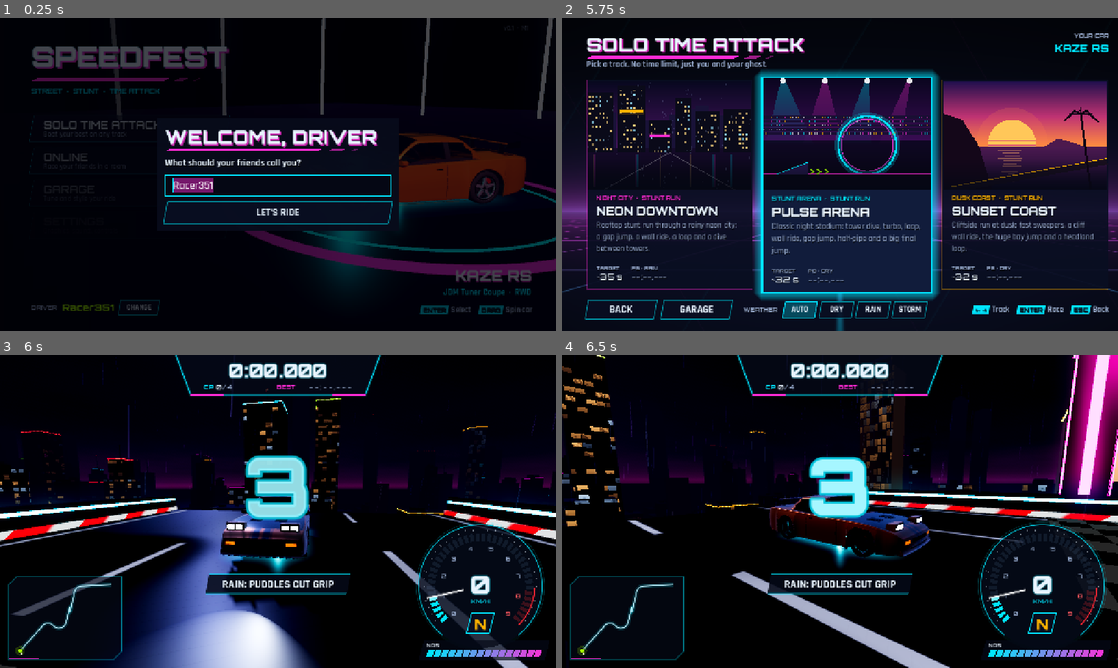
Above: before the commit, frames 1-4 (two rows, left to right).
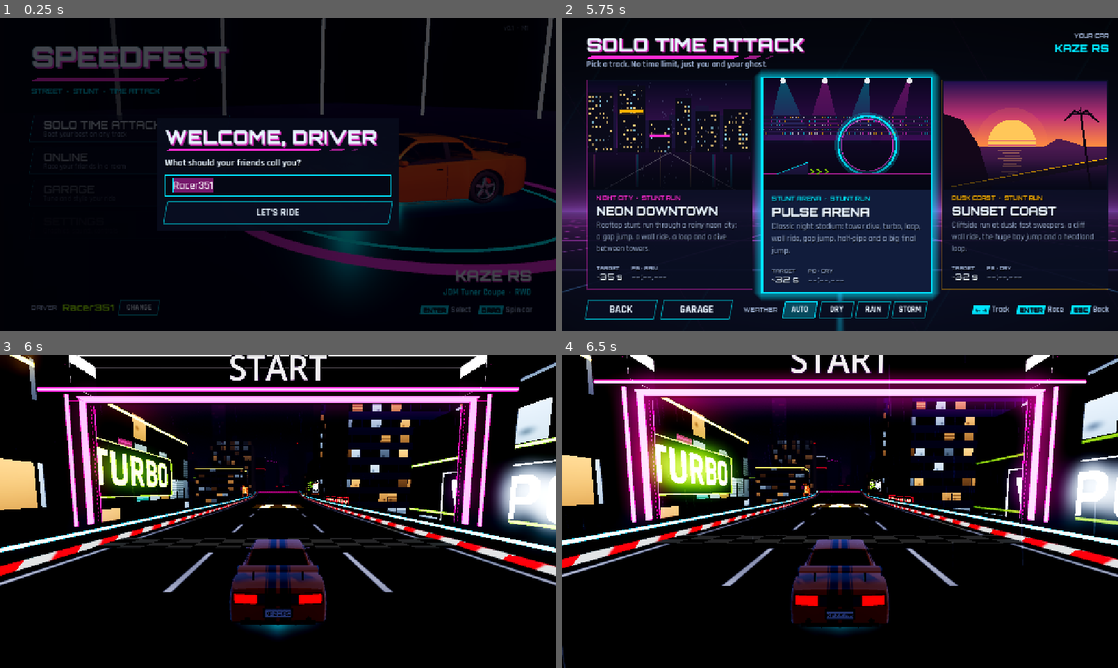
Above: after the commit, the same moments.

Repository: khanhonthetrack/speedfest
Game: Godot game, scene res://ui/main_menu.tscn
Same seed, same stepped clock (60 frames per second), same inputs: the game is played once before the commit and once after it.
Inputs (mouse positions are in pixels of both pictures, inside the frame that each line leads up to):
- Up to frame 1 (0.25 s): no input
- Up to frame 2 (5.75 s): tap Enter at 0.5, 5.1 s; move the mouse to (962, 158) at 0.52 s; hold D (steer_right) 0.53-1.25 s; hold C (camera_cycle) 0.53-1.25 s; click (962, 158) at 0.67 s; drag from (728, 190) to (812, 237) at 1.27 s; move the mouse to (895, 105) at 2.02 s; hold D (steer_right) 2.03-2.75 s; hold Q (look_back) 2.03-2.75 s; click (895, 105) at 2.17 s; drag from (812, 237) to (673, 127) at 2.77 s; move the mouse to (1006, 221) at 3.52 s; hold A (steer_left) 3.53-4.25 s; tap N at 3.6 s; click (1006, 221) at 3.67 s; drag from (673, 127) to (756, 96) at 4.27 s; move the mouse to (867, 174) at 5.02 s; hold S (brake) from 5.03 s (still down); click (867, 174) at 5.17 s
- Up to frame 3 (6 s): release S (brake) at 5.75 s; click (105, 520) at 5.77 s
- Up to frame 4 (6.5 s): no input

Frames 1-2 are identical in both runs. In frame 3, 46% of the frame differs, in the area x 0-100%, y 0-100%; in frame 4, 46%.
Error after the commit: Parse Error: Could not find type "HudMinimap" in the current scope. (res://ui/hud.gd:22)

Commit message:
physics: fix self-righting stall and fast wall-ride exit regressions from the handling pass
Co-Authored-By: Claude Opus 5.5 <noreply@anthropic.com>
Claude-Session: https://claude.ai/code/session_01B2557cfMsCmUR7NCyj37k8

Diff:
--- a/game/cars/car.gd
+++ b/game/cars/car.gd
@@ -109,6 +109,7 @@
 var brake_drift_enabled := true
 var _bd_blend := 0.0                     # brake-drift amount 0..1
 var _wall_timer := 0.0
+var _takeoff_up_y := 1.0                 # world-up component of the last ground normal (jump vs wall ride)
 var _reversing := false
 var _braking := false
 var _fwd_speed := 0.0
@@ -388,6 +389,7 @@
 	_upside_time = 0.0
 	_bd_blend = 0.0
 	_wall_timer = 0.0
+	_takeoff_up_y = 1.0
 	_land_timer = 0.0
 	_righting = 0.0
 	_hb_blend = 0.0
@@ -461,6 +463,8 @@
 			_comp[i] = -SUSP_DROOP
 	_prev_ground_n = _ground_n
 	_ground_n = n_sum.normalized() if _grounded > 0 else up
+	if _grounded >= 2:
+		_takeoff_up_y = _ground_n.dot(Vector3.UP)
 	# touchdown after real air time: soak up most of the impact (arcade, no bounce)
 	if _grounded > 0 and was_grounded == 0 and _air_time > 0.2:
 		var vn := lv.dot(_ground_n)
@@ -810,7 +814,9 @@
 							var near := clampf(1.0 - (com.distance_to(lh["position"]) - 1.5) / 6.0, 0.0, 1.0)
 							f_t = f_t.lerp(on_plane, near).normalized()
 					state.apply_torque(fwd.cross(f_t) * AIR_PITCH_FOLLOW * inertia.x)
-		if _air_time > 0.1:
+		# punchier jump arcs, but only for jumps: at speed and off ordinary road (a car that lifts off
+		# a wall ride or loop for a moment must not be pulled off it harder; spawn drops stay plain)
+		if _air_time > 0.1 and _takeoff_up_y > 0.8 and speed > 15.0:
 			state.apply_central_force(Vector3.DOWN * m * CarPhysicsDefs.GRAVITY * AIR_GRAVITY_EXTRA)
 		# light air steering: drive the yaw rate toward steer * AIR_YAW_RATE (also damps spins)
 		var yaw_rate := av.dot(up)
@@ -866,13 +872,15 @@
 
 	# --- barrier contacts: deflect along the wall, never roll/flip or pop up (arcade) ---
 	_wall_timer = maxf(_wall_timer - dt, 0.0)
-	if state.get_contact_count() > 0 and up.dot(Vector3.UP) > 0.2:
+	# (not while self-righting: the tilted body resting on the ground is not a wall hit, and the
+	# anti-spin below would cancel the righting roll and leave the car stuck on its side)
+	if state.get_contact_count() > 0 and up.dot(Vector3.UP) > 0.2 and _righting <= 0.0:
 		var ref_up := _ground_n if _grounded >= 2 else up
 		var wall := false
 		var lv_w := state.linear_velocity
 		for ci in state.get_contact_count():
 			var cn := state.get_contact_local_normal(ci)
-			if absf(cn.dot(ref_up)) > 0.6:
+			if absf(cn.dot(ref_up)) > 0.6 or (_grounded < 2 and absf(cn.dot(Vector3.UP)) > 0.7):
 				continue    # floor / ramp under the body: not a wall
 			var to_car := xf.origin - state.get_contact_local_position(ci)
 			if cn.dot(to_car) < 0.0:
@@ -885,7 +893,7 @@
 		if wall:
 			_wall_timer = 0.35
 			state.linear_velocity = lv_w
-	if _wall_timer > 0.0:
+	if _wall_timer > 0.0 and _righting <= 0.0:
 		var ref := _ground_n if _grounded >= 2 else Vector3.UP
 		var av_w := state.angular_velocity
 		var yaw := ref * clampf(av_w.dot(ref), -WALL_YAW_MAX, WALL_YAW_MAX)
--- a/game/ui/hud/minimap.gd
+++ /dev/null
@@ -1,117 +0,0 @@
-class_name HudMinimap
-extends Control
-## Bottom-left minimap. `set_points` fits the XZ centerline into the box, choosing the
-## rotation that makes it largest. Car positions come every frame via `set_cars`.
-
-const SIZE := Vector2(260, 190)
-const PAD := 18.0
-
-var _xf := Transform2D.IDENTITY
-var _line := PackedVector2Array()
-var _has_map := false
-var _local := Vector2.ZERO
-var _has_local := false
-var _others: Array = []
-var _frame := PackedVector2Array()
-
-
-func _ready() -> void:
-	custom_minimum_size = SIZE
-	size = SIZE
-	mouse_filter = Control.MOUSE_FILTER_IGNORE
-	var s := SIZE
-	var k := 18.0
-	_frame = PackedVector2Array([Vector2(k, 0), Vector2(s.x, 0), Vector2(s.x, s.y - k), Vector2(s.x - k, s.y),
-		Vector2(0, s.y), Vector2(0, k)])
-	visible = false
-
-
-func set_points(points: PackedVector2Array) -> void:
-	_line.clear()
-	_has_map = points.size() >= 2
-	visible = _has_map
-	if not _has_map:
-		return
-	var centroid := Vector2.ZERO
-	for p in points:
-		centroid += p
-	centroid /= points.size()
-	# Find the rotation that lets the track fill the box the most.
-	var best_a := 0.0
-	var best_scale := 0.0
-	var best_mid := Vector2.ZERO
-	for step in 60:
-		var a := PI * step / 60.0
-		var cs := cos(a)
-		var sn := sin(a)
-		var mn := Vector2(INF, INF)
-		var mx := Vector2(-INF, -INF)
-		for p in points:
-			var d := p - centroid
-			var r := Vector2(d.x * cs - d.y * sn, d.x * sn + d.y * cs)
-			mn = mn.min(r)
-			mx = mx.max(r)
-		var sc := minf((SIZE.x - PAD * 2.0) / maxf(mx.x - mn.x, 1.0), (SIZE.y - PAD * 2.0) / maxf(mx.y - mn.y, 1.0))
-		# Prefer the unrotated view unless rotating gains > 8%.
-		if sc > best_scale * (1.08 if step > 0 else 1.0):
-			best_scale = sc
-			best_a = a
-			best_mid = (mn + mx) * 0.5
-	var scale_f := best_scale
-	# screen = R(a) * (p - centroid) - mid, scaled, then moved to the box center.
-	var rot := Transform2D(best_a, Vector2.ZERO)
-	_xf = Transform2D(0.0, SIZE * 0.5) * Transform2D(0.0, Vector2(scale_f, scale_f), 0.0, Vector2.ZERO) \
-		* Transform2D(0.0, -best_mid) * rot * Transform2D(0.0, -centroid)
-	_line.resize(points.size())
-	for i in points.size():
-		_line[i] = _xf * points[i]
-	queue_redraw()
-
-
-## `others`: Array of Vector2, or Dictionaries with "pos" (Vector2) and optional "color" (Color).
-func set_cars(local_pos: Vector2, others: Array) -> void:
-	_local = local_pos
-	_has_local = true
-	_others = others
-	if _has_map:
-		queue_redraw()
-
-
-func _draw() -> void:
-	draw_colored_polygon(_frame, Color(0.02, 0.035, 0.09, 0.66))
-	draw_polyline(_frame, Color(UITheme.CYAN, 0.5), 1.5, true)
-	draw_line(_frame[_frame.size() - 1], _frame[0], Color(UITheme.CYAN, 0.5), 1.5, true)
-	draw_line(Vector2(0, SIZE.y - 1.0), Vector2(70, SIZE.y - 1.0), UITheme.MAGENTA, 3.0)
-	if not _has_map:
-		return
-	draw_polyline(_line, Color(UITheme.CYAN, 0.16), 9.0, true)
-	draw_polyline(_line, Color(0.75, 0.95, 1.0, 0.9), 2.5, true)
-	# Start/finish marker.
-	var s0 := _line[0]
-	var dir := (_line[1] - s0).normalized()
-	var nrm := Vector2(-dir.y, dir.x)
-	draw_line(s0 - nrm * 8.0, s0 + nrm * 8.0, Color(1, 1, 1), 3.0)
-	draw_line(s0 - nrm * 8.0, s0 + nrm * 8.0, Color(0.05, 0.05, 0.05), 1.0)
-	for o in _others:
-		var p: Vector2
-		var col := UITheme.MAGENTA
-		if o is Vector2:
-			p = o
-		elif o is Dictionary:
-			p = o.get("pos", Vector2.ZERO)
-			col = o.get("color", col)
-		else:
-			continue
-		var sp := _clamp_in(_xf * p)
-		draw_circle(sp, 6.0, Color(col, 0.3))
-		draw_circle(sp, 3.5, col)
-	if _has_local:
-		var lp := _clamp_in(_xf * _local)
-		var pulse := 0.5 + 0.5 * sin(Time.get_ticks_msec() * 0.008)
-		draw_circle(lp, 9.0 + 3.0 * pulse, Color(UITheme.LIME, 0.18))
-		draw_circle(lp, 5.0, UITheme.LIME)
-		draw_arc(lp, 5.5, 0.0, TAU, 16, Color(0, 0, 0, 0.8), 1.5, true)
-
-
-func _clamp_in(p: Vector2) -> Vector2:
-	return p.clamp(Vector2(4, 4), SIZE - Vector2(4, 4))
Not shown, removed: game/ui/hud/minimap.gd.uid
Not shown, changed: docs/PROGRESS.md
Not shown, changed: docs/modules/physics.md
